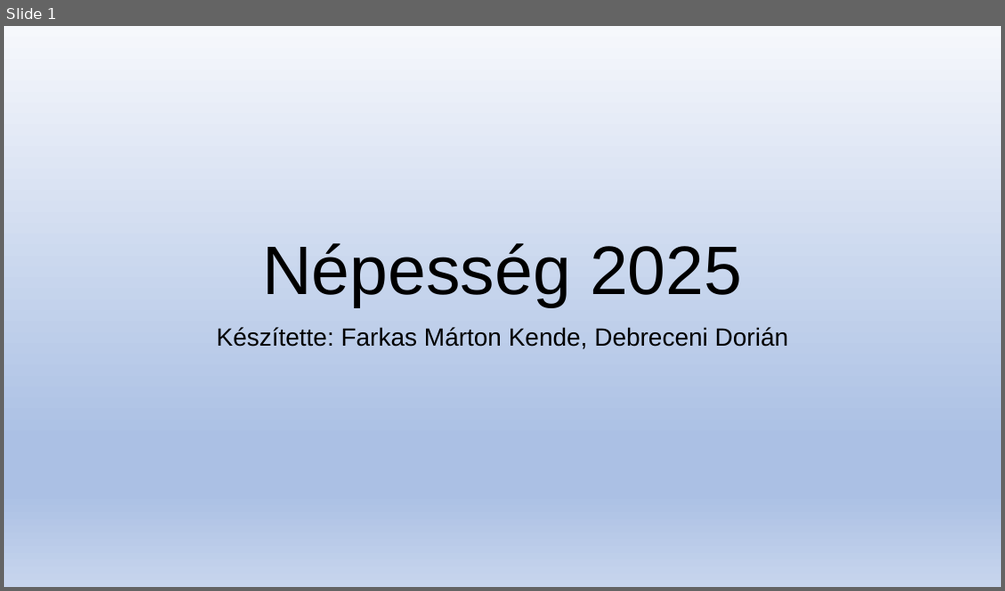
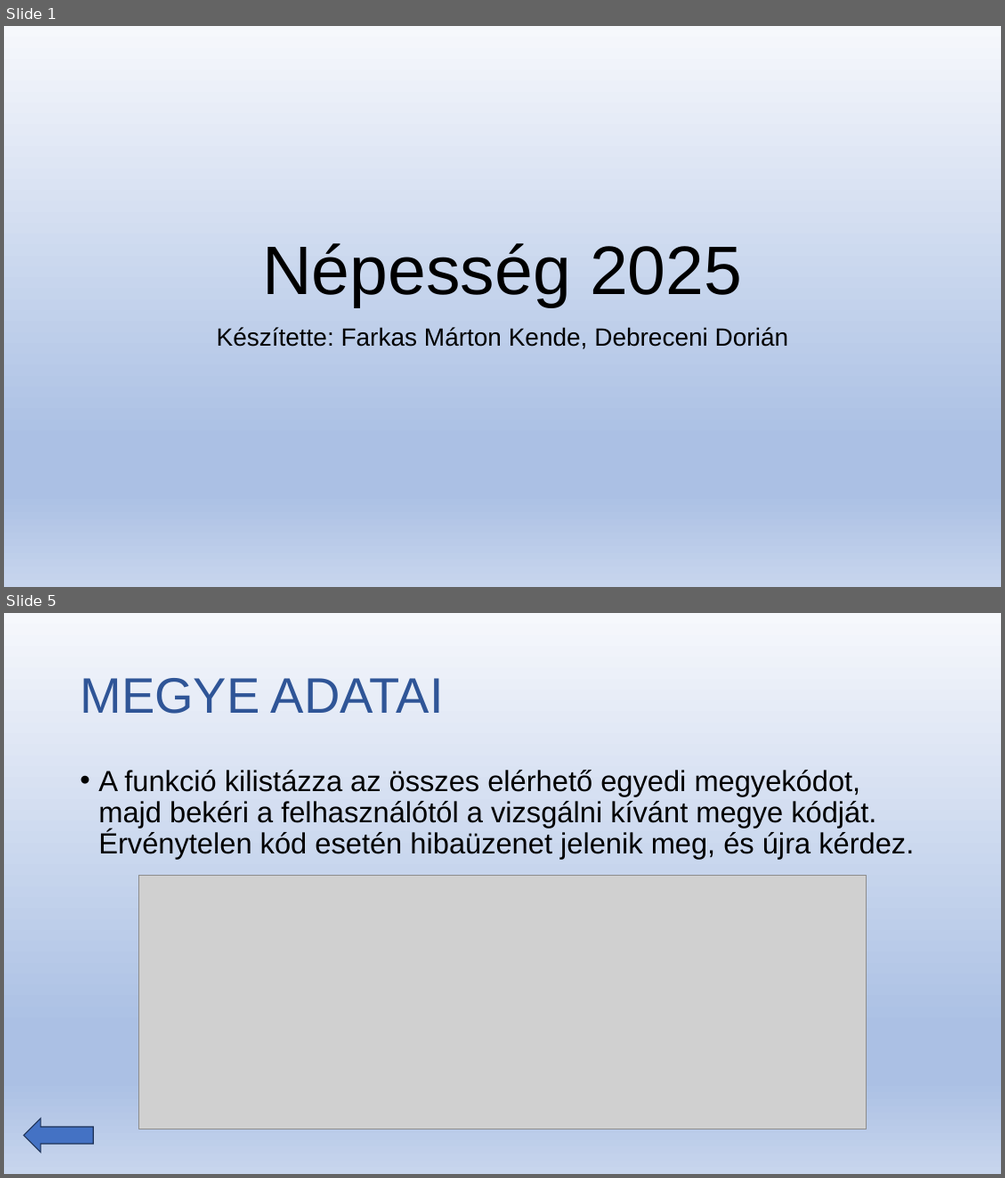
Before and after one commit to Dorian25asd/Lakossag, a slide deck: Népesség 2025.pptx. Shown one above the other, each under a label of ours: slide 1 before the commit, slides 1 and 5 after it; the slides between them are not shown. The pictures are 1005x591 and 1005x1178 pixels, drawn with LibreOffice and Linux fonts; fonts in the diff are those of the drawing; grey boxes stand for pictures. Boxes give left, top, right and bottom in pixels: in the first picture for what was removed or moved away, otherwise in the second. Text is boxed around its words. In the diff, an @@ line names an element or a change of style, - is before the commit and + after.

```diff
--- a/Népesség 2025.pptx
+++ b/Népesség 2025.pptx
@@ slide 5 added at <box>4,613,1001,1174</box>, background gradient #F6F8FC to #ABC0E4 to #C7D5ED @@
@@ title added at <box>80,678,444,714</box>, 48 pt, text #2F5597 @@
+MEGYE ADATAI
@@ text added at <box>98,770,914,859</box>, 28 pt, text #000000 @@
+• A funkció kilistázza az összes elérhető egyedi megyekódot, majd bekéri a felhasználótól a vizsgálni kívánt megye kódját. Érvénytelen kód esetén hibaüzenet jelenik meg, és újra kérdez.
@@ picture added at <box>139,876,866,1129</box> @@
@@ left arrow added at <box>24,1119,93,1152</box>, fill #4472C4, outline #1E3256 1 pt @@
```
Also in this commit, not shown: 1 slide changed, 5 other slides added, 2 slides removed, 1 other file.
